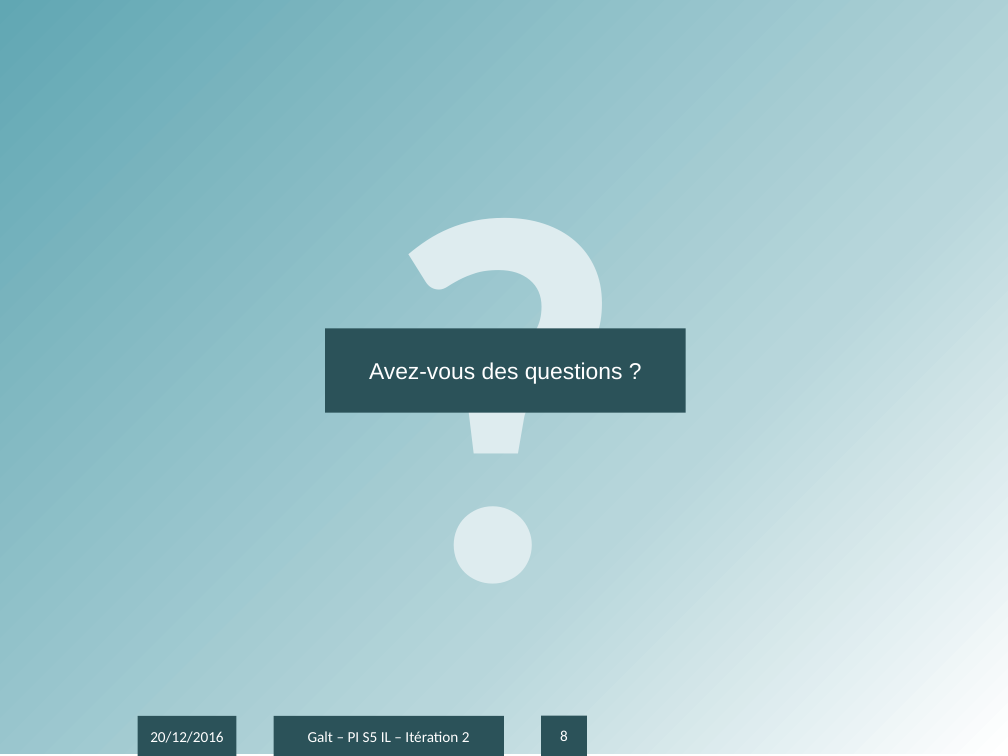
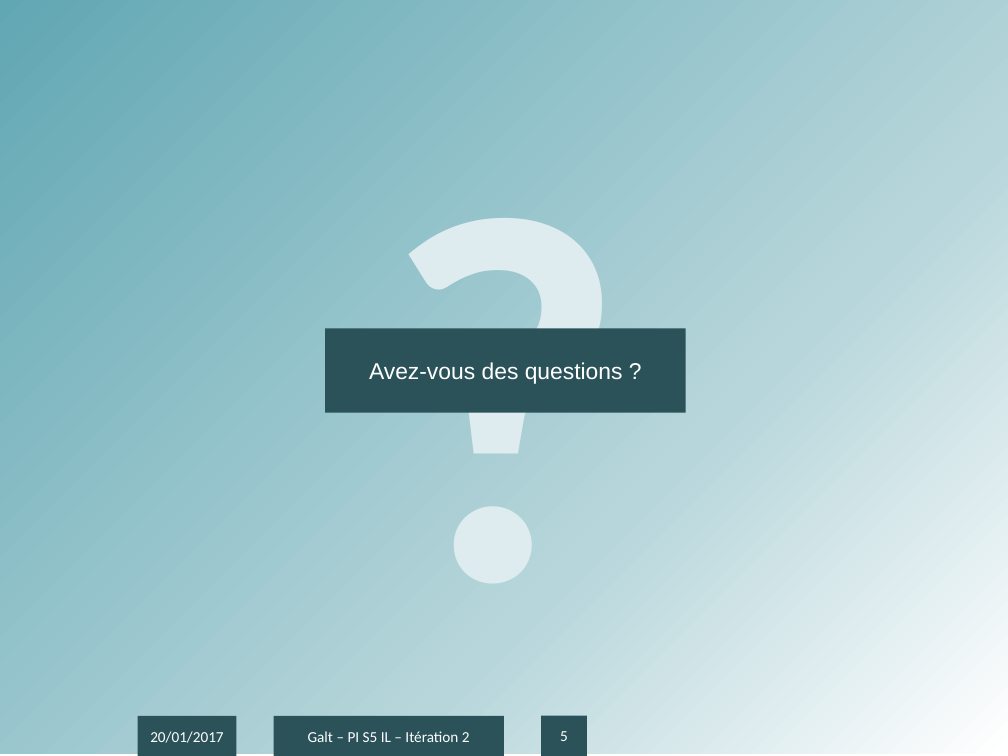
Before and after one commit to antonin-charrier/Project-Galt, a slide deck: slide 5 of Itérations/Présentation IT2.pptx (slide 8 before the commit). Drawn at 1008x756 pixels with LibreOffice and Linux fonts; fonts in the diff are those of the drawing; background and template pictures are left out. Boxes give left, top, right and bottom in pixels: in the first picture for what was removed or moved away, otherwise in the second. Text is boxed around its words. In the diff, an @@ line names an element or a change of style, - is before the commit and + after.

```diff
--- a/Itérations/Présentation IT2.pptx
+++ b/Itérations/Présentation IT2.pptx
@@ text in rectangle at (150, 731, 223, 743): text changed @@
-20/12/2016
+20/01/2017
@@ page number at (560, 731, 568, 741): text changed @@
-8
+5
```
Also in this commit, not shown: 4 other slides changed, 3 slides removed.
